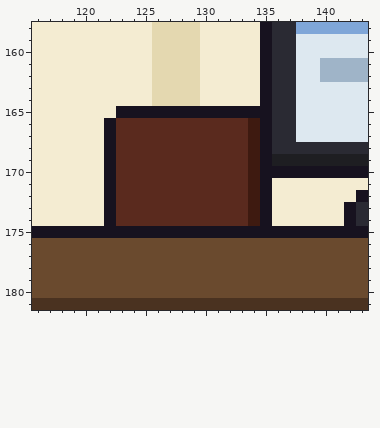
Two versions of one pixel-art file, office/site_realty_office_a.aseprite. Above, as it was before the edit.
320x320 pixels, 1 frame. Colours within 5 levels of each other are drawn and written as one. Shown: x 116..143, y 158..181.
The same view after the edit:
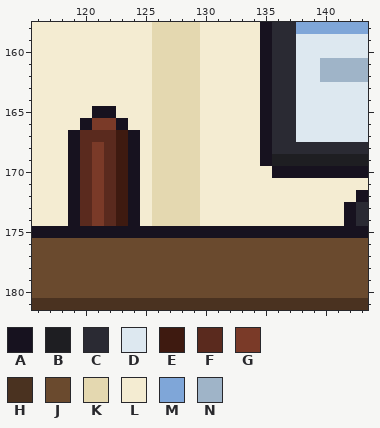
Palette (. is transparent): A #17121f  B #1e1e22  C #2a2a33  D #dde8f0  E #3e1a10  F #5a2a1e  G #7a3a28  H #4a3220  J #6a4a2e  K #e4d8b0  L #f4ecd2  M #7fa6d8  N #9fb4c8
The edit:
Layer "Chair":
y 165: x 121..134 LLAAAAAAAAAAAA -> AALLLKKKKLLLLL
y 166: x 120..134 LLAFFFFFFFFFFFE -> AGGALLKKKKLLLLL
y 167: x 119..134 LLLAFFFFFFFFFFFE -> AFFFEALKKKKLLLLL
y 168..169: x 119..134 LLLAFFFFFFFFFFFE -> AFGFEALKKKKLLLLL
y 170..174: x 119..135 LLLAFFFFFFFFFFFEA -> AFGFEALKKKKLLLLLL
Where, in picture pixels (left, top, right, bottom), the same in both pictures:
changed: (68, 106, 272, 226)
